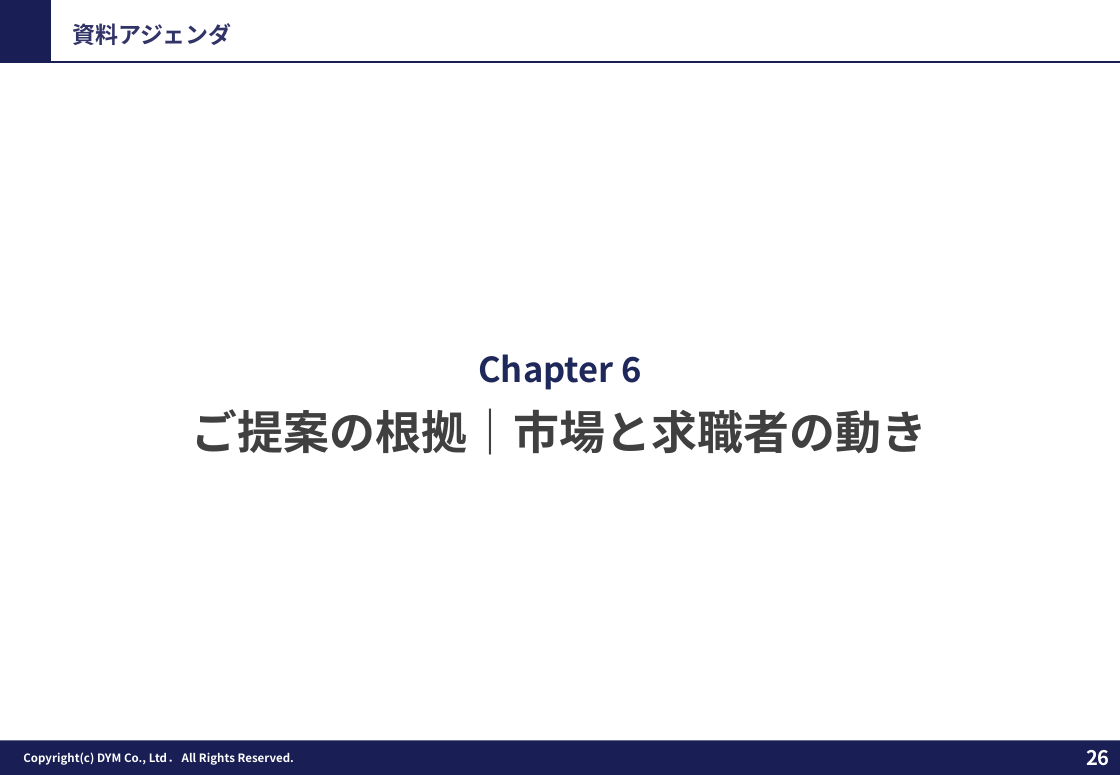
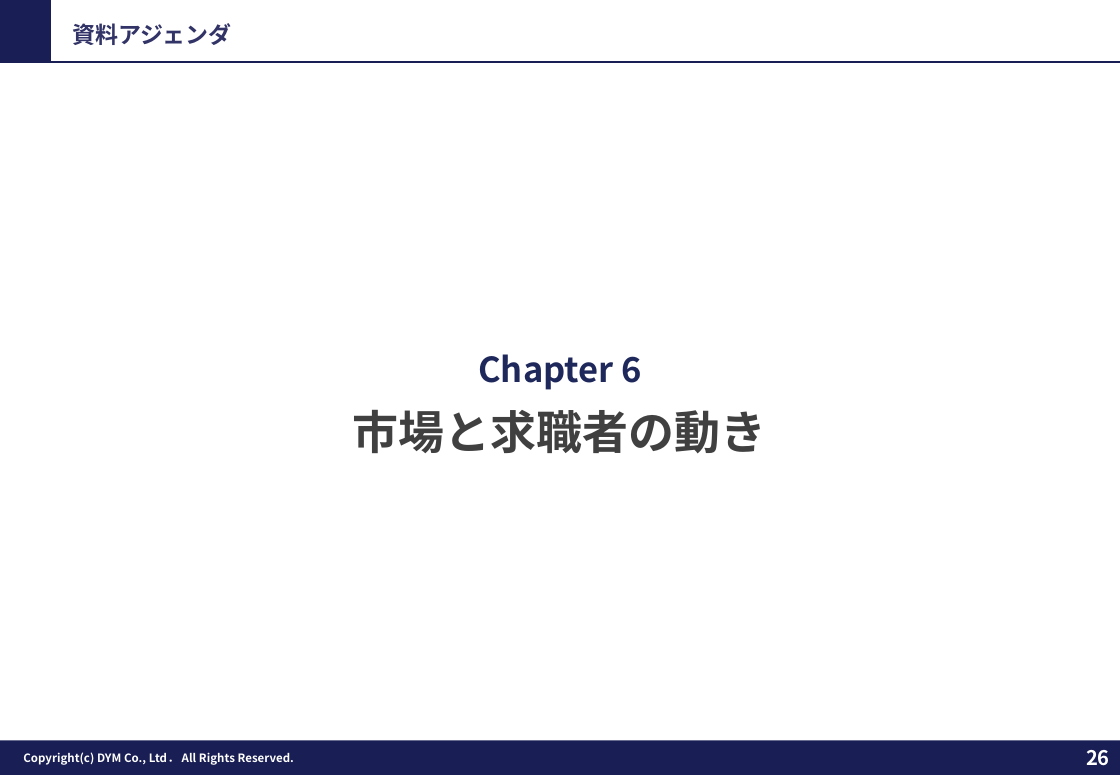
Before and after one commit to tonomura-r-dev/folder, a slide deck: slide 26 of 20260929_チェングロウス_LINE公式アカウント運用のご提案ver2.8.pptx. Drawn at 1120x775 pixels with LibreOffice and Linux fonts; fonts in the diff are those of the drawing; background and template pictures are left out. Boxes give left, top, right and bottom in pixels: in the first picture for what was removed or moved away, otherwise in the second. Text is boxed around its words. In the diff, an @@ line names an element or a change of style, - is before the commit and + after.

```diff
--- a/20260929_チェングロウス_LINE公式アカウント運用のご提案ver2.8.pptx
+++ b/20260929_チェングロウス_LINE公式アカウント運用のご提案ver2.8.pptx
@@ text at (353,409,767,453): text changed @@
-ご提案の根拠｜市場と求職者の動き
+市場と求職者の動き
```
Also in this commit, not shown: 1 other slide changed, 4 other files.
